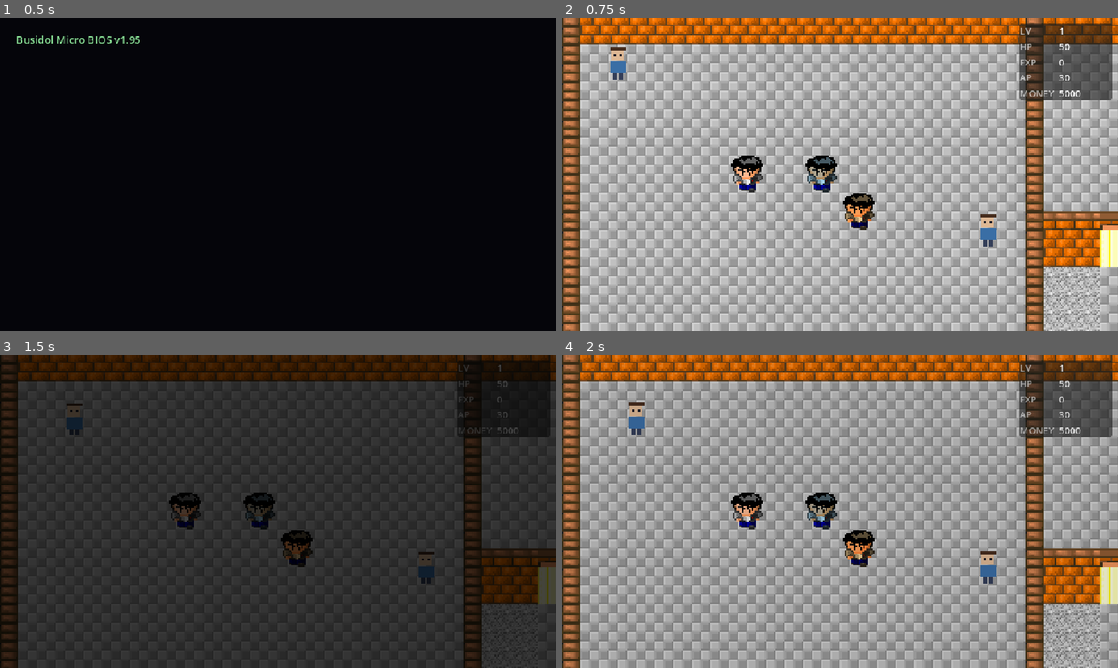
Above: before the commit, frames 1-4 (two rows, left to right).
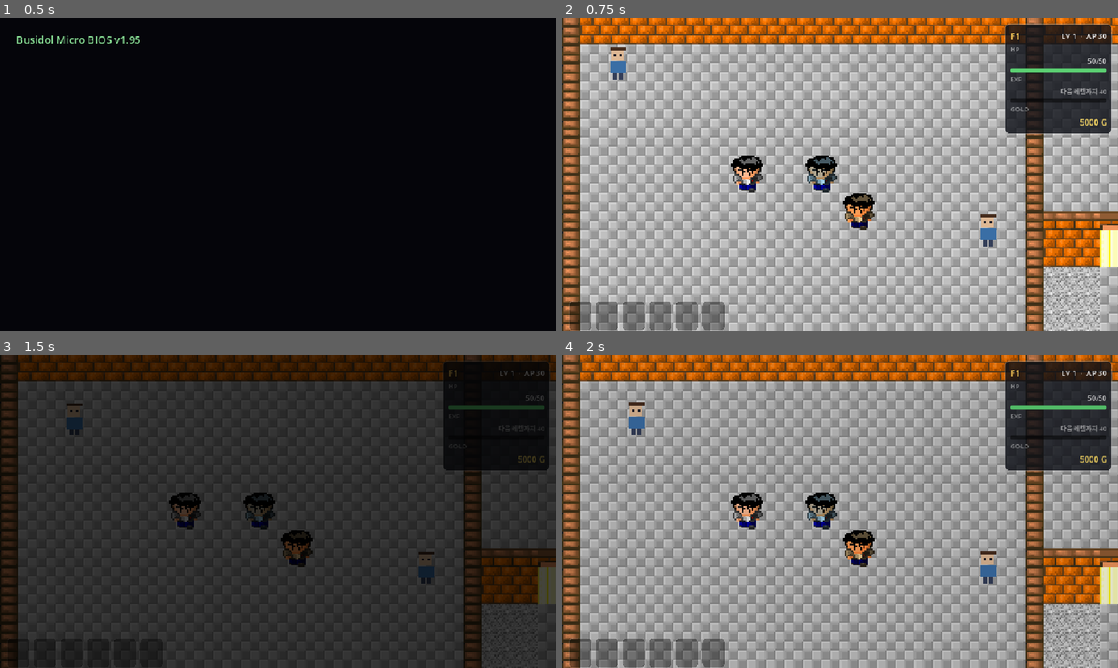
Above: after the commit, the same moments.

Repository: omempty/busidol
Game: Godot game, scene res://scenes/boot_intro.tscn
The game is run twice, just before and just after one commit, with the same random seed, the same clock (stepped at 60 frames per second) and the same inputs.
Inputs (mouse positions are in pixels of both pictures, inside the frame that each line leads up to):
- Up to frame 1 (0.5 s): no input
- Up to frame 2 (0.75 s): tap Enter (menu) at 0.5 s; move the mouse to (962, 158) at 0.52 s; hold Right (move_right) from 0.53 s (still down); hold Space (interact) from 0.53 s (still down); click (962, 158) at 0.67 s
- Up to frame 3 (1.5 s): release Right (move_right) at 1.25 s; release Space (interact) at 1.25 s; drag from (166, 527) to (250, 574) at 1.27 s
- Up to frame 4 (2 s): no input

Frame 1 is identical in both runs. In frame 2, 8.4% of the frame differs, in the area x 1-99%, y 1-100%; in frame 3, 2.9%; in frame 4, 8.3%.

Commit message:
feat: Q_F1_START 정밀화 + Godot 4.7 승격 + HUD 현대화·인벤토리 UI
Q_F1_START 정밀화(엔진 백로그 #2):
- monsters.json dworm에 first_win_flag 추가, Database 패스스루,
  필드 인카운터가 on_win_flag로 전달 — 첫 전투 승리 시 퀘스트 개시
- f1_opening done_flag를 내부 마커 q_f1_opening_seen으로 교체
- SelfCheck 적 정의 프루브에 first_win_flag 참조 검증 추가
- smoke_field/dialogue/cutscene/selfcheck 프리셋 갱신

Godot features 4.3 → 4.7 승격(로컬 4.7.2 기준, project.godot 재변경 방지)

HUD 현대화:
- 스탯 패널 재작성 — 층 배지/LV·AP/HP 게이지(위험 시 적색)/EXP 게이지/GOLD
- HP·EXP 상한은 growth.json 레벨 테이블 산출(하드코딩 금지)
- 좌하단 상시 아이템 슬롯 6칸(kind 색 플레이스홀더 아이콘+수량, tooltip)

인벤토리 UI(JRPG 컨벤션):
- InventoryPanel 신규 — I키 토글, 목록+커서+상세 창, 개방 중 월드 정지
- ItemIcons 헬퍼 — kind별 색상 플레이스홀더(실제 아이콘 착지 시 교체 지점)
- input_bootstrap에 inventory 액션(KEY_I) 추가
- smoke_inventory 신규, 검증실행.bat 11단계로 확장

검증실행.bat 11단계 ALL GATES PASSED

Diff:
--- a/remakes/sidol_godot/data/cutscenes/opening.json
+++ b/remakes/sidol_godot/data/cutscenes/opening.json
@@ -15,6 +15,6 @@
       { "speaker": "부싯돌", "text": "@c105" },
       { "speaker": "수위 아저씨", "text": "@c106" }
     ] },
-    { "op": "set_flags", "args": { "Q_F1_START": true } }
+    { "op": "set_flags", "args": { "q_f1_opening_seen": true } }
   ]
 }
--- a/remakes/sidol_godot/data/maps/triggers_f1.json
+++ b/remakes/sidol_godot/data/maps/triggers_f1.json
@@ -6,7 +6,8 @@
       "id": "f1_opening",
       "type": "auto",
       "once": true,
-      "done_flag": "Q_F1_START",
+      "_comment": "done_flag는 내부 마커 — Q_F1_START(퀘스트 개시)는 첫 전투 승리(dworm first_win_flag)에 세팅된다.",
+      "done_flag": "q_f1_opening_seen",
       "action": {
         "cutscene": "opening"
       }
--- a/remakes/sidol_godot/data/monsters.json
+++ b/remakes/sidol_godot/data/monsters.json
@@ -1,10 +1,10 @@
 {
   "schema_version": 1,
-  "_comment": "층별 인카운터 테이블 — species는 EnemyDef의 id. count는 동시 스폰 수.",
+  "_comment": "층별 인카운터 테이블 — species는 EnemyDef의 id. count는 동시 스폰 수. first_win_flag: 해당 종 처음 격파 시 세팅되는 시나리오 플래그.",
   "floors": {
     "f0": { "count": 2, "species": ["sparker"] },
     "f1": { "count": 4, "species": [
-      {"id":"dworm","pattern":"burrow"},
+      {"id":"dworm","pattern":"burrow","first_win_flag":"Q_F1_START"},
       {"id":"vulgar","pattern":"wander"},
       {"id":"mad_eye","pattern":"dash","params":{"pause_ticks":3,"dash_cells":3}},
       {"id":"c_bug","pattern":"zigzag"},
--- a/remakes/sidol_godot/project.godot
+++ b/remakes/sidol_godot/project.godot
@@ -7,7 +7,7 @@
 
 config/name="BSD Sidol Remake"
 run/main_scene="res://scenes/boot_intro.tscn"
-config/features=PackedStringArray("4.3")
+config/features=PackedStringArray("4.7")
 
 [autoload]
 
--- a/remakes/sidol_godot/scenes/field.gd
+++ b/remakes/sidol_godot/scenes/field.gd
@@ -14,6 +14,7 @@
 var enemy_manager: EnemyManager
 var triggers: TriggerSystem
 var cutscene_player: CutscenePlayer
+var inventory_panel: InventoryPanel
 var _prompt_label: Label
 var _talking_npc: NpcEntity
 var _trigger_seq_active := false
@@ -88,6 +89,9 @@
 	cutscene_player.setup(self)
 	cutscene_player.finished.connect(_on_cutscene_finished)
 
+	inventory_panel = InventoryPanel.new()
+	add_child(inventory_panel)   # PauseMenu보다 먼저 — cancel 입력 우선권
+
 	add_child(PauseMenu.new())
 	add_child(DebugPanel.new())   # F10 — 디버그 빌드 한정(패널 내부 가드)
 
@@ -105,6 +109,16 @@
 	# 컷신 재생 중 — 입력·인카운터 전면 차단
 	if cutscene_player != null and cutscene_player.is_running():
 		return
+
+	var interact_edge := _edge(&"interact")
+	var cancel_edge := _edge(&"cancel")
+	var inv_edge := _edge(&"inventory")
+
+	if inv_edge and not inventory_panel.visible:
+		inventory_panel.open()
+		return
+	if inventory_panel.visible:
+		return   # 가방 개방 중 — 입력은 패널이, 월드 정지는 paused가 담당
 
 	# 몬스터 틱 (EnemyManager에 위임)
 	if enemy_manager != null:
@@ -117,9 +131,6 @@
 	# 이벤트 트리거 판정 (zone/auto)
 	if triggers != null:
 		triggers.tick(player.mover.grid_pos, _delta)
-
-	var interact_edge := _edge(&"interact")
-	var cancel_edge := _edge(&"cancel")
 
 	# 대화 중: 입력을 박스 진행으로 중재 (단일 입력 경로)
 	if dialogue_box.is_open:
@@ -323,7 +334,12 @@
 ## 몬스터 접촉 → 전투 씬 전환 (원작 Check_Quang 대응)
 func _trigger_encounter(enemy_id: String) -> void:
 	AudioManager.play_sfx(&"sfx_encounter")
-	GameState.pending_encounter = {"enemies": [enemy_id]}
+	var edef := Database.get_enemy_def(StringName(enemy_id))
+	GameState.pending_encounter = {
+		"enemies": [enemy_id],
+		# first_win_flag(Q_F1_START 등) — 승리 시 BattleSceneController가 세팅
+		"on_win_flag": str(edef.get("first_win_flag", "")),
+	}
 	get_tree().change_scene_to_file("res://scenes/battle.tscn")
 
 
--- a/remakes/sidol_godot/src/autoload/database.gd
+++ b/remakes/sidol_godot/src/autoload/database.gd
@@ -63,6 +63,9 @@
 				"exp": [5, 10],
 				"money": [50, 100],
 			}
+			# 시나리오 연계 필드 패스스루 — 처음 격파 시 세팅 플래그
+			if s is Dictionary and s.has("first_win_flag"):
+				_enemies[sid]["first_win_flag"] = str(s["first_win_flag"])
 	_load_bosses(raw)
 
 
--- a/remakes/sidol_godot/src/autoload/input_bootstrap.gd
+++ b/remakes/sidol_godot/src/autoload/input_bootstrap.gd
@@ -12,6 +12,7 @@
 	&"menu": [KEY_ENTER],
 	&"cancel": [KEY_ESCAPE],
 	&"minimap": [KEY_M],
+	&"inventory": [KEY_I],
 }
 
 
--- a/remakes/sidol_godot/src/core/self_check.gd
+++ b/remakes/sidol_godot/src/core/self_check.gd
@@ -127,6 +127,21 @@
 		if str(def.get("display_name")) == bid:
 			bad += 1
 			lines += _fail("보스 정의 누락: %s" % bid)
+
+	# first_win_flag 참조 검증 — quests_v2 미정의 플래그 조기 발견
+	var quest_ids := {}
+	var qraw: Variant = JSON.parse_string(
+			FileAccess.get_file_as_string("res://data/quests_v2.json"))
+	if typeof(qraw) == TYPE_DICTIONARY:
+		for q: Dictionary in qraw.get("quests", []):
+			quest_ids[str(q.get("id", ""))] = true
+	for eid_str: String in _all_species_ids():
+		var fwf: String = str(Database.get_enemy_def(
+				StringName(eid_str)).get("first_win_flag", ""))
+		if not fwf.is_empty() and not quest_ids.has(fwf):
+			bad += 1
+			lines += _fail("%s first_win_flag 미정의 퀘스트: %s" % [eid_str, fwf])
+
 	if bad == 0:
 		lines += _ok("전 종족/보스 정의 유효")
 	return lines
@@ -182,8 +197,9 @@
 
 func _check_trigger_done_flag_skip() -> Array:
 	# 8/25 버그 회귀 프루브: done_flag 설정 시 auto 트리거가 발동되지 않아야 한다.
-	var had := GameState.has_flag("Q_F1_START")
-	GameState.flags["Q_F1_START"] = true
+	# f1_opening은 내부 마커(q_f1_opening_seen)를 done_flag로 쓴다.
+	var had := GameState.has_flag("q_f1_opening_seen")
+	GameState.flags["q_f1_opening_seen"] = true
 	var ts := TriggerSystem.new()
 	add_child(ts)
 	ts.load_for_floor(1)
@@ -194,7 +210,7 @@
 		ts.tick(Vector2i.ZERO, 0.25)
 	ts.queue_free()
 	if not had:
-		GameState.flags.erase("Q_F1_START")
+		GameState.flags.erase("q_f1_opening_seen")
 	if fired[0]:
 		return _fail("done_flag 설정 후에도 auto 트리거 발동(회귀!)")
 	return _ok("트리거 done_flag 스킵 규약")
--- a/remakes/sidol_godot/src/ui/hud_v0.gd
+++ b/remakes/sidol_godot/src/ui/hud_v0.gd
@@ -1,46 +1,233 @@
 class_name HudV0
 extends CanvasLayer
-## HUD v0 — 우측 상단 패널(LV/HP/EXP/AP/MONEY). 원작 8자리 숫자 스프라이트의 현대판.
+## HUD — 우측 상단 패널(층/LV/AP + HP·EXP 게이지 + GOLD). 원작 8자리 숫자 스프라이트의 현대판.
+## 수치 상한은 growth.json 레벨 테이블에서 산출(하드코딩 금지, AGENTS.md).
 ## 품질 기준(docs/03_plan Phase 1): 처음부터 Control 포커스 내비 구조를 전제로 설계.
-## TODO(Phase 4): 아이템 미니 슬롯 4칸 추가.
-
-const STATS_LAYOUT := [
-	["LV", "level"], ["HP", "hp"], ["EXP", "exp"], ["AP", "ap"], ["MONEY", "money"],
-]
-
-var _labels := {}
+
+const BASE_HP := 50   # 원작 We 초기값(game_state 주석 근거)
+const SLOT_COUNT := 6
+const SLOT_SIZE := 40.0
+
+var _floor_label: Label
+var _lv_label: Label
+var _hp_value: Label
+var _exp_value: Label
+var _money_label: Label
+var _hp_bar: ProgressBar
+var _exp_bar: ProgressBar
+var _slot_bar: HBoxContainer
 
 
 func _ready() -> void:
 	layer = 10
+	add_child(_build_panel())
+	add_child(_build_slot_bar())
+	refresh()
+	GameState.state_changed.connect(refresh)
+	EventBus.floor_changed.connect(func(_f: int) -> void: refresh())
+	GameState.inventory.changed.connect(_refresh_slots)
+	_refresh_slots()
+
+
+func _build_panel() -> Control:
 	var panel := PanelContainer.new()
 	panel.name = "StatsPanel"
 	panel.set_anchors_preset(Control.PRESET_TOP_RIGHT)
-	panel.position = Vector2(-170, 10)
-	panel.custom_minimum_size = Vector2(160, 0)
-	add_child(panel)
+	panel.position = Vector2(-196, 10)
+	panel.custom_minimum_size = Vector2(186, 0)
+	panel.add_theme_stylebox_override("panel", _panel_style())
 
 	var vbox := VBoxContainer.new()
+	vbox.add_theme_constant_override("separation", 4)
 	panel.add_child(vbox)
-	for entry in STATS_LAYOUT:
-		var row := HBoxContainer.new()
-		var cap := Label.new()
-		cap.text = entry[0]
-		cap.custom_minimum_size = Vector2(64, 0)
-		cap.modulate = Color(1, 1, 1, 0.65)
-		row.add_child(cap)
-		var val := Label.new()
-		val.name = StringName(entry[1])
-		row.add_child(val)
-		vbox.add_child(row)
-		_labels[entry[1]] = val
-	refresh()
-	GameState.state_changed.connect(refresh)
+
+	# 헤더 — 층 배지 / LV·AP
+	var header := HBoxContainer.new()
+	vbox.add_child(header)
+	_floor_label = _label("", 15, Color(1.0, 0.8, 0.35))
+	header.add_child(_floor_label)
+	var spacer := Control.new()
+	spacer.size_flags_horizontal = Control.SIZE_EXPAND_FILL
+	header.add_child(spacer)
+	_lv_label = _label("", 13, Color(1, 1, 1, 0.9))
+	header.add_child(_lv_label)
+
+	# HP 게이지
+	vbox.add_child(_caption_row("HP"))
+	_hp_value = _label("", 12, Color(1, 1, 1, 0.75))
+	_hp_value.horizontal_alignment = HORIZONTAL_ALIGNMENT_RIGHT
+	vbox.add_child(_hp_value)
+	_hp_bar = _bar(Color(0.36, 0.82, 0.45))
+	vbox.add_child(_hp_bar)
+
+	# EXP 게이지
+	vbox.add_child(_caption_row("EXP"))
+	_exp_value = _label("", 11, Color(1, 1, 1, 0.55))
+	_exp_value.horizontal_alignment = HORIZONTAL_ALIGNMENT_RIGHT
+	vbox.add_child(_exp_value)
+	_exp_bar = _bar(Color(0.5, 0.7, 0.98))
+	vbox.add_child(_exp_bar)
+
+	# 골드
+	vbox.add_child(_caption_row("GOLD"))
+	_money_label = _label("", 14, Color(1.0, 0.87, 0.4))
+	_money_label.horizontal_alignment = HORIZONTAL_ALIGNMENT_RIGHT
+	vbox.add_child(_money_label)
+	return panel
+
+
+func _panel_style() -> StyleBoxFlat:
+	var sb := StyleBoxFlat.new()
+	sb.bg_color = Color(0.06, 0.07, 0.1, 0.82)
+	sb.border_color = Color(1, 1, 1, 0.12)
+	sb.set_border_width_all(1)
+	sb.set_corner_radius_all(8)
+	sb.set_content_margin_all(10)
+	return sb
+
+
+func _caption_row(text: String) -> HBoxContainer:
+	var row := HBoxContainer.new()
+	row.add_child(_label(text, 11, Color(1, 1, 1, 0.45)))
+	return row
+
+
+## 좌하단 상시 아이템 슬롯 — 소지품 앞 6칸(kind 색 플레이스홀더 아이콘+수량).
+func _build_slot_bar() -> Control:
+	_slot_bar = HBoxContainer.new()
+	_slot_bar.add_theme_constant_override("separation", 6)
+	_slot_bar.set_anchors_preset(Control.PRESET_BOTTOM_LEFT)
+	_slot_bar.offset_left = 12
+	_slot_bar.offset_top = -12.0 - SLOT_SIZE
+	return _slot_bar
+
+
+func _refresh_slots() -> void:
+	if _slot_bar == null:
+		return
+	for child in _slot_bar.get_children():
+		child.queue_free()
+	var slots := GameState.inventory.all_slots()
+	for i in SLOT_COUNT:
+		if i < slots.size():
+			_slot_bar.add_child(_make_slot(slots[i]))
+		else:
+			_slot_bar.add_child(_make_empty_slot())
+	if slots.size() > SLOT_COUNT:
+		var more := Label.new()
+		more.text = "+%d" % (slots.size() - SLOT_COUNT)
+		more.add_theme_font_size_override("font_size", 11)
+		more.modulate = Color(1, 1, 1, 0.55)
+		_slot_bar.add_child(more)
+
+
+func _make_slot(slot: Dictionary) -> PanelContainer:
+	var item_def := Database.get_item(StringName(str(slot["item_id"])))
+	var icon := PanelContainer.new()
+	icon.custom_minimum_size = Vector2(SLOT_SIZE, SLOT_SIZE)
+	icon.tooltip_text = str(item_def.get("name_ko", slot["item_id"]))
+	var sb := StyleBoxFlat.new()
+	sb.bg_color = Color(ItemIcons.kind_color(
+			StringName(str(item_def.get("kind", "")))), 0.9)
+	sb.border_color = Color(1, 1, 1, 0.25)
+	sb.set_border_width_all(1)
+	sb.set_corner_radius_all(7)
+	icon.add_theme_stylebox_override("panel", sb)
+	var glyph := Label.new()
+	glyph.text = ItemIcons.glyph(item_def)
+	glyph.add_theme_font_size_override("font_size", 18)
+	glyph.horizontal_alignment = HORIZONTAL_ALIGNMENT_CENTER
+	glyph.vertical_alignment = VERTICAL_ALIGNMENT_CENTER
+	icon.add_child(glyph)
+	var count := Label.new()
+	count.text = "×%d" % int(slot["count"])
+	count.add_theme_font_size_override("font_size", 10)
+	count.set_anchors_preset(Control.PRESET_BOTTOM_RIGHT)
+	count.offset_left = -22
+	count.offset_top = -14
+	count.modulate = Color(1, 1, 1, 0.85)
+	icon.add_child(count)
+	return icon
+
+
+func _make_empty_slot() -> PanelContainer:
+	var icon := PanelContainer.new()
+	icon.custom_minimum_size = Vector2(SLOT_SIZE, SLOT_SIZE)
+	var sb := StyleBoxFlat.new()
+	sb.bg_color = Color(0, 0, 0, 0.35)
+	sb.border_color = Color(1, 1, 1, 0.1)
+	sb.set_border_width_all(1)
+	sb.set_corner_radius_all(7)
+	icon.add_theme_stylebox_override("panel", sb)
+	return icon
+
+
+func _label(text: String, size: int, color: Color) -> Label:
+	var l := Label.new()
+	l.text = text
+	l.add_theme_font_size_override("font_size", size)
+	l.add_theme_color_override("font_color", color)
+	return l
+
+
+func _bar(fill_color: Color) -> ProgressBar:
+	var pb := ProgressBar.new()
+	pb.min_value = 0.0
+	pb.max_value = 1.0
+	pb.show_percentage = false
+	pb.custom_minimum_size = Vector2(0, 7)
+	var bg := StyleBoxFlat.new()
+	bg.bg_color = Color(0, 0, 0, 0.5)
+	bg.set_corner_radius_all(3)
+	var fill := StyleBoxFlat.new()
+	fill.bg_color = fill_color
+	fill.set_corner_radius_all(3)
+	pb.add_theme_stylebox_override("background", bg)
+	pb.add_theme_stylebox_override("fill", fill)
+	return pb
+
+
+## 현재 레벨 최대 HP — 초기값 + 레벨 테이블 hp_up 누적(growth.json).
+func _max_hp(level: int) -> int:
+	var total := BASE_HP
+	for entry: Dictionary in Database.level_table():
+		if int(entry.get("level", 0)) <= level:
+			total += int(entry.get("hp_up", 0))
+	return maxi(total, 1)
+
+
+## 다음 레벨 요구 경험치 — 만렙이면 -1.
+func _next_exp(level: int, cur_exp: int) -> int:
+	for entry: Dictionary in Database.level_table():
+		if int(entry.get("level", 0)) == level + 1:
+			return maxi(int(entry.get("exp_accum", 0)) - cur_exp, 0)
+	return -1
 
 
 func refresh() -> void:
 	var stats: Dictionary = GameState.player_stats
-	for entry in STATS_LAYOUT:
-		var key: String = entry[1]
-		var label: Label = _labels[key]
-		label.text = str(stats.get(key, 0))
+	var level := int(stats.get("level", 1))
+
+	_floor_label.text = "F%d" % GameState.current_floor
+	_lv_label.text = "LV %d  ·  AP %d" % [level, int(stats.get("ap", 0))]
+
+	var max_hp := _max_hp(level)
+	var hp := clampi(int(stats.get("hp", 0)), 0, max_hp)
+	_hp_value.text = "%d/%d" % [hp, max_hp]
+	_hp_bar.value = float(hp) / float(max_hp)
+	# 위험 구간(30% 미만) 게이지 색 전환
+	var fill := StyleBoxFlat.new()
+	fill.bg_color = Color(0.88, 0.32, 0.3) if _hp_bar.value < 0.3 \
+			else Color(0.36, 0.82, 0.45)
+	fill.set_corner_radius_all(3)
+	_hp_bar.add_theme_stylebox_override("fill", fill)
+
+	var need := _next_exp(level, int(stats.get("exp", 0)))
+	if need < 0:
+		_exp_value.text = "MAX"
+		_exp_bar.value = 1.0
+	else:
+		_exp_value.text = "다음 레벨까지 %d" % need
+		_exp_bar.value = 1.0 if need == 0 else 0.0
+
+	_money_label.text = "%d G" % int(stats.get("money", 0))
--- /dev/null
+++ b/remakes/sidol_godot/src/ui/inventory_panel.gd
@@ -0,0 +1,221 @@
+class_name InventoryPanel
+extends CanvasLayer
+## 인벤토리 창(I키) — JRPG 컨벤션: 좌측 아이템 목록+커서, 우측 상세 창.
+## 열리는 동안 get_tree().paused 로 월드 정지(PauseMenu와 동일 규약).
+## 표시 데이터는 전부 data/items.json 경유(콘텐츠 하드코딩 금지).
+
+const MAX_ROWS_SHOWN := 9
+
+var _list_box: VBoxContainer
+var _detail_name: Label
+var _detail_kind: Label
+var _detail_body: RichTextLabel
+var _hint_label: Label
+var _rows: Array[Dictionary] = []   # 파생 목록 캐시 [{item_id, count}]
+var _index := 0
+
+
+func _ready() -> void:
+	layer = 40
+	process_mode = Node.PROCESS_MODE_ALWAYS
+	visible = false
+	_build_ui()
+	GameState.inventory.changed.connect(func() -> void:
+		if visible:
+			_rebuild_list())
+
+
+func _build_ui() -> void:
+	var dim := ColorRect.new()
+	dim.color = Color(0, 0, 0, 0.55)
+	dim.set_anchors_preset(Control.PRESET_FULL_RECT)
+	add_child(dim)
+
+	var panel := PanelContainer.new()
+	panel.set_anchors_preset(Control.PRESET_CENTER)
+	panel.custom_minimum_size = Vector2(600, 380)
+	panel.add_theme_stylebox_override("panel", _panel_style())
+	add_child(panel)
+
+	var vbox := VBoxContainer.new()
+	vbox.add_theme_constant_override("separation", 8)
+	panel.add_child(vbox)
+
+	var title := Label.new()
+	title.text = "— 가방 —"
+	title.add_theme_font_size_override("font_size", 18)
+	title.horizontal_alignment = HORIZONTAL_ALIGNMENT_CENTER
+	vbox.add_child(title)
+
+	var columns := HBoxContainer.new()
+	columns.size_flags_vertical = Control.SIZE_EXPAND_FILL
+	columns.add_theme_constant_override("separation", 12)
+	vbox.add_child(columns)
+
+	_list_box = VBoxContainer.new()
+	_list_box.size_flags_horizontal = Control.SIZE_EXPAND_FILL
+	columns.add_child(_list_box)
+
+	var detail := VBoxContainer.new()
+	detail.custom_minimum_size = Vector2(220, 0)
+	columns.add_child(detail)
+	_detail_name = Label.new()
+	_detail_name.add_theme_font_size_override("font_size", 15)
+	detail.add_child(_detail_name)
+	_detail_kind = Label.new()
+	_detail_kind.add_theme_font_size_override("font_size", 11)
+	_detail_kind.modulate = Color(1, 1, 1, 0.5)
+	detail.add_child(_detail_kind)
+	_detail_body = RichTextLabel.new()
+	_detail_body.size_flags_vertical = Control.SIZE_EXPAND_FILL
+	_detail_body.add_theme_font_size_override("normal_font_size", 12)
+	detail.add_child(_detail_body)
+
+	_hint_label = Label.new()
+	_hint_label.text = "↑↓ 선택    I / ESC 닫기"
+	_hint_label.add_theme_font_size_override("font_size", 11)
+	_hint_label.modulate = Color(1, 1, 1, 0.45)
+	_hint_label.horizontal_alignment = HORIZONTAL_ALIGNMENT_CENTER
+	vbox.add_child(_hint_label)
+
+
+func _panel_style() -> StyleBoxFlat:
+	var sb := StyleBoxFlat.new()
+	sb.bg_color = Color(0.06, 0.07, 0.1, 0.94)
+	sb.border_color = Color(1, 1, 1, 0.14)
+	sb.set_border_width_all(1)
+	sb.set_corner_radius_all(10)
+	sb.set_content_margin_all(14)
+	return sb
+
+
+func open() -> void:
+	_index = 0
+	visible = true
+	get_tree().paused = true
+	_rebuild_list()
+
+
+func close() -> void:
+	visible = false
+	get_tree().paused = false
+
+
+func toggle() -> void:
+	if visible:
+		close()
+	else:
+		open()
+
+
+func _unhandled_input(event: InputEvent) -> void:
+	if not visible:
+		return
+	if event.is_action_pressed(&"cancel") or event.is_action_pressed(&"inventory"):
+		close()
+		get_viewport().set_input_as_handled()
+	elif event.is_action_pressed(&"move_up"):
+		_move(-1)
+		get_viewport().set_input_as_handled()
+	elif event.is_action_pressed(&"move_down"):
+		_move(1)
+		get_viewport().set_input_as_handled()
+
+
+func _move(delta: int) -> void:
+	if _rows.is_empty():
+		return
+	_index = wrapi(_index + delta, 0, _rows.size())
+	_refresh_rows()
+	_refresh_detail()
+
+
+func _rebuild_list() -> void:
+	_rows = GameState.inventory.all_slots()
+	for child in _list_box.get_children():
+		child.queue_free()
+	if _rows.is_empty():
+		var empty := Label.new()
+		empty.text = "가방이 비어 있다."
+		empty.modulate = Color(1, 1, 1, 0.5)
+		empty.add_theme_font_size_override("font_size", 13)
+		_list_box.add_child(empty)
+		_refresh_detail()
+		return
+	_index = clampi(_index, 0, _rows.size() - 1)
+	for i in mini(_rows.size(), MAX_ROWS_SHOWN):
+		_list_box.add_child(_make_row(i))
+	if _rows.size() > MAX_ROWS_SHOWN:
+		var more := Label.new()
+		more.text = "… 외 %d개" % (_rows.size() - MAX_ROWS_SHOWN)
+		more.add_theme_font_size_override("font_size", 11)
+		more.modulate = Color(1, 1, 1, 0.4)
+		_list_box.add_child(more)
+	_refresh_detail()
+
+
+func _make_row(i: int) -> Control:
+	var slot: Dictionary = _rows[i]
+	var item_def := Database.get_item(StringName(str(slot["item_id"])))
+	var row := HBoxContainer.new()
+	row.add_theme_constant_override("separation", 8)
+
+	var icon := PanelContainer.new()
+	icon.custom_minimum_size = Vector2(26, 26)
+	var icon_sb := StyleBoxFlat.new()
+	icon_sb.bg_color = ItemIcons.kind_color(StringName(str(item_def.get("kind", ""))))
+	icon_sb.set_corner_radius_all(5)
+	icon.add_theme_stylebox_override("panel", icon_sb)
+	var glyph := Label.new()
+	glyph.text = ItemIcons.glyph(item_def)
+	glyph.add_theme_font_size_override("font_size", 14)
+	glyph.horizontal_alignment = HORIZONTAL_ALIGNMENT_CENTER
+	glyph.vertical_alignment = VERTICAL_ALIGNMENT_CENTER
+	icon.add_child(glyph)
+	row.add_child(icon)
+
+	var name_label := Label.new()
+	name_label.text = str(item_def.get("name_ko", str(slot["item_id"])))
+	name_label.size_flags_horizontal = Control.SIZE_EXPAND_FILL
+	row.add_child(name_label)
+
+	var count_label := Label.new()
+	count_label.text = "×%d" % int(slot["count"])
+	count_label.modulate = Color(1, 1, 1, 0.65)
+	row.add_child(count_label)
+
+	if i == _index:
+		row.modulate = Color(1.0, 0.95, 0.6)
+		name_label.text = "▶ " + name_label.text
+	elif i % 2 == 1:
+		row.modulate = Color(1, 1, 1, 0.82)
+	return row
+
+
+func _refresh_rows() -> void:
+	# 커서 이동 시 전행 재표현 — 행 수가 적어 재구축 비용 무시 가능.
+	_rebuild_list()
+
+
+func _refresh_detail() -> void:
+	if _rows.is_empty():
+		_detail_name.text = ""
+		_detail_kind.text = ""
+		_detail_body.text = ""
+		return
+	var slot: Dictionary = _rows[clampi(_index, 0, _rows.size() - 1)]
+	var item_def := Database.get_item(StringName(str(slot["item_id"])))
+	_detail_name.text = str(item_def.get("name_ko", str(slot["item_id"])))
+	_detail_kind.text = str(item_def.get("kind", ""))
+	_detail_body.clear()
+	var desc := str(item_def.get("desc", ""))
+	if not desc.is_empty():
+		_detail_body.append_text(desc + "\n\n")
+	if item_def.has("ap"):
+		_detail_body.append_text("공격력 %d\n" % int(item_def["ap"]))
+	if item_def.has("element") and str(item_def["element"]) != "physical":
+		_detail_body.append_text("속성 %s\n" % str(item_def["element"]))
+	if item_def.has("hp_restore"):
+		_detail_body.append_text("HP %d 회복\n" % int(item_def["hp_restore"]))
+	if item_def.has("price"):
+		_detail_body.append_text("\n가격 %d G" % int(item_def["price"]))
--- /dev/null
+++ b/remakes/sidol_godot/src/ui/item_icons.gd
@@ -0,0 +1,27 @@
+class_name ItemIcons
+## 아이템 아이콘 단일 창구 — 현재는 kind별 색상 플레이스홀더(첫 글자 표시).
+## 실제 아이콘 에셋 착지 시 이 파일의 조회 함수만 교체하면 UI 전파 없이 반영된다.
+## kind 데이터 출처: data/items.json (weapon/consumable/quest/material/magic_substitute/money)
+
+const KIND_COLORS := {
+	&"weapon": Color(0.85, 0.36, 0.32),
+	&"consumable": Color(0.36, 0.78, 0.45),
+	&"quest": Color(0.9, 0.72, 0.28),
+	&"material": Color(0.4, 0.62, 0.9),
+	&"magic_substitute": Color(0.66, 0.45, 0.88),
+	&"money": Color(1.0, 0.84, 0.35),
+}
+const FALLBACK_COLOR := Color(0.55, 0.55, 0.6)
+
+
+static func kind_color(kind: StringName) -> Color:
+	return KIND_COLORS.get(kind, FALLBACK_COLOR)
+
+
+## 슬롯 약자 — name_ko 첫 글자(한글 우선), 없으면 id 이니셜.
+static func glyph(item_def: Dictionary) -> String:
+	var ko := str(item_def.get("name_ko", ""))
+	if not ko.is_empty():
+		return ko.substr(0, 1)
+	var en := str(item_def.get("id", "?"))
+	return en.substr(0, 1).to_upper()
--- a/remakes/sidol_godot/tests/smoke_cutscene_test.gd
+++ b/remakes/sidol_godot/tests/smoke_cutscene_test.gd
@@ -45,8 +45,8 @@
 		failures.append("컷신 finished 미발생")
 	if cp.is_running():
 		failures.append("컷신 running 잔존")
-	if not GameState.has_flag("Q_F1_START"):
-		failures.append("set_flags(Q_F1_START) 미적용")
+	if not GameState.has_flag("q_f1_opening_seen"):
+		failures.append("set_flags(q_f1_opening_seen) 미적용")
 
 	# --- 퀴즈 미니게임: 실제 데이터(퀴즈맨 3문항) 정답 순회 → 통과 시그널 ---
 	GameState.flags.clear()
--- a/remakes/sidol_godot/tests/smoke_dialogue_test.gd
+++ b/remakes/sidol_godot/tests/smoke_dialogue_test.gd
@@ -15,6 +15,8 @@
 
 	# 프롤로그 자동 컷신(skip) — Phase 7 도입 트리거가 입력을 탈취하지 않도록.
 	# (smoke_field와 동일 패턴. 미설정 시 컷신이 대화 검증을 대체해 실패했었다.)
+	# 마커=컷신 소비, Q_F1_START=F1 존 트리거 게이트 개방.
+	GameState.flags["q_f1_opening_seen"] = true
 	GameState.flags["Q_F1_START"] = true
 
 	var field: Node2D = FIELD_SCENE.instantiate()
--- a/remakes/sidol_godot/tests/smoke_field_test.gd
+++ b/remakes/sidol_godot/tests/smoke_field_test.gd
@@ -10,7 +10,8 @@
 func _ready() -> void:
 	var failures: Array[String] = []
 
-	# 프롤로그 컷신(auto 트리거) 스킵 — 이동 검증에 집중
+	# 프롤로그 컷신(auto 트리거) 스킵 + F1 존 트리거 게이트 개방 — 이동 검증에 집중
+	GameState.flags["q_f1_opening_seen"] = true
 	GameState.flags["Q_F1_START"] = true
 
 	var field: Node2D = FIELD_SCENE.instantiate()
--- /dev/null
+++ b/remakes/sidol_godot/tests/smoke_inventory.tscn
@@ -0,0 +1,6 @@
+[gd_scene load_steps=2 format=3]
+
+[ext_resource type="Script" path="res://tests/smoke_inventory_test.gd" id="1_smokeinv"]
+
+[node name="SmokeInventory" type="Node"]
+script = ExtResource("1_smokeinv")
--- /dev/null
+++ b/remakes/sidol_godot/tests/smoke_inventory_test.gd
@@ -0,0 +1,41 @@
+extends Node
+## 인벤토리 스모크 — 패널 개방/월드 정지/목록 행/커서·상세 갱신/정지 복원 자동 검증.
+## 실행: godot --headless --path . res://tests/smoke_inventory.tscn   (exit 0=PASS)
+
+
+func _ready() -> void:
+	get_tree().create_timer(15.0).timeout.connect(func() -> void:
+		push_error("[smoke_inv] WATCHDOG timeout")
+		get_tree().quit(1))
+	var failures: Array[String] = []
+	var panel := InventoryPanel.new()
+	add_child(panel)
+
+	GameState.inventory.clear()
+	panel.open()
+	if not panel.visible or not get_tree().paused:
+		failures.append("개방 시 visible/paused 미설정")
+	panel.close()
+	if panel.visible or get_tree().paused:
+		failures.append("닫기 후 정지 해제 안 됨")
+
+	for id in ["potion", "ITEM_WEAPON_DANDO", "reagent_drag"]:
+		GameState.inventory.add(StringName(id), 2)
+	panel.open()
+	if get_tree().paused != true:
+		failures.append("재개방 paused 실패")
+	var rows := panel._list_box.get_children().size()
+	if rows < 3:
+		failures.append("목록 행 부족: %d" % rows)
+	panel._index = 1
+	panel._move(1)   # 커서 이동 + 상세 갱신
+	if panel._detail_name.text.is_empty():
+		failures.append("상세 이름 공백")
+	panel.close()
+
+	if failures.is_empty():
+		print("[smoke_inv] PASS")
+		get_tree().quit(0)
+	else:
+		push_error("[smoke_inv] FAIL: " + "; ".join(failures))
+		get_tree().quit(1)
Not shown, added: remakes/sidol_godot/src/ui/inventory_panel.gd.uid
Not shown, added: remakes/sidol_godot/src/ui/item_icons.gd.uid
Not shown, added: remakes/sidol_godot/tests/smoke_inventory_test.gd.uid
Not shown, changed: remakes/sidol_godot/검증실행.bat
